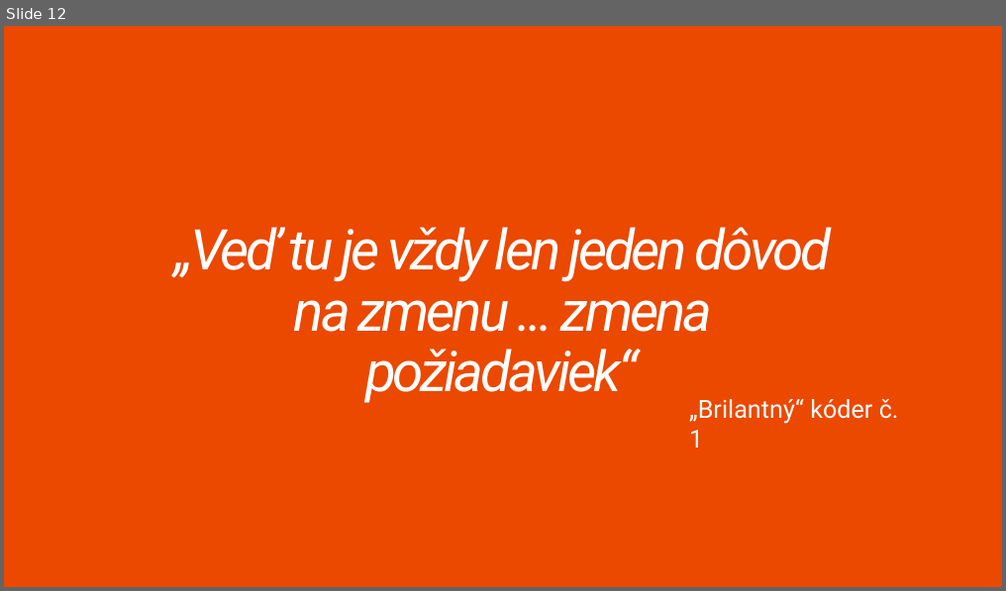
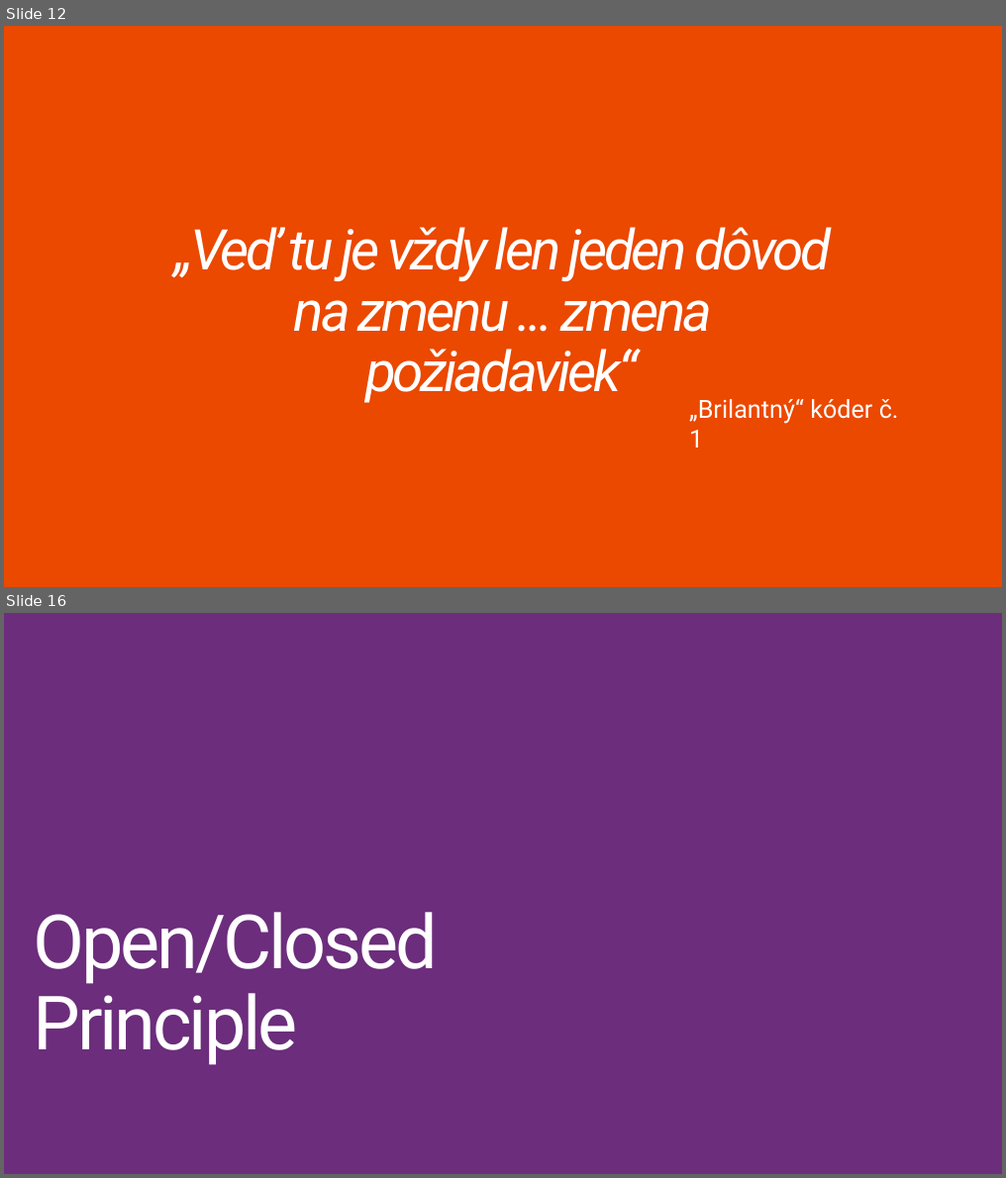
Before and after one commit to Burgyn/SOLID-Principles, a slide deck: SOLIDPrinciples.pptx. Shown one above the other, each under a label of ours: slide 12 before the commit, slides 12 and 16 after it; the slides between them are not shown. The pictures are 1006x591 and 1006x1178 pixels, drawn with LibreOffice and Linux fonts; fonts in the diff are those of the drawing. Boxes give left, top, right and bottom in pixels: in the first picture for what was removed or moved away, otherwise in the second. Text is boxed around its words. In the diff, an @@ line names an element or a change of style, - is before the commit and + after.

```diff
--- a/SOLIDPrinciples.pptx
+++ b/SOLIDPrinciples.pptx
@@ slide 16 added at bbox=[4, 613, 1002, 1174], background #6C2D7C @@
@@ title added at bbox=[34, 912, 438, 1065], 72 pt, text #FFFFFF @@
+Open/Closed
+Principle
```
Also in this commit, not shown: 2 slides changed, 6 other slides added.
